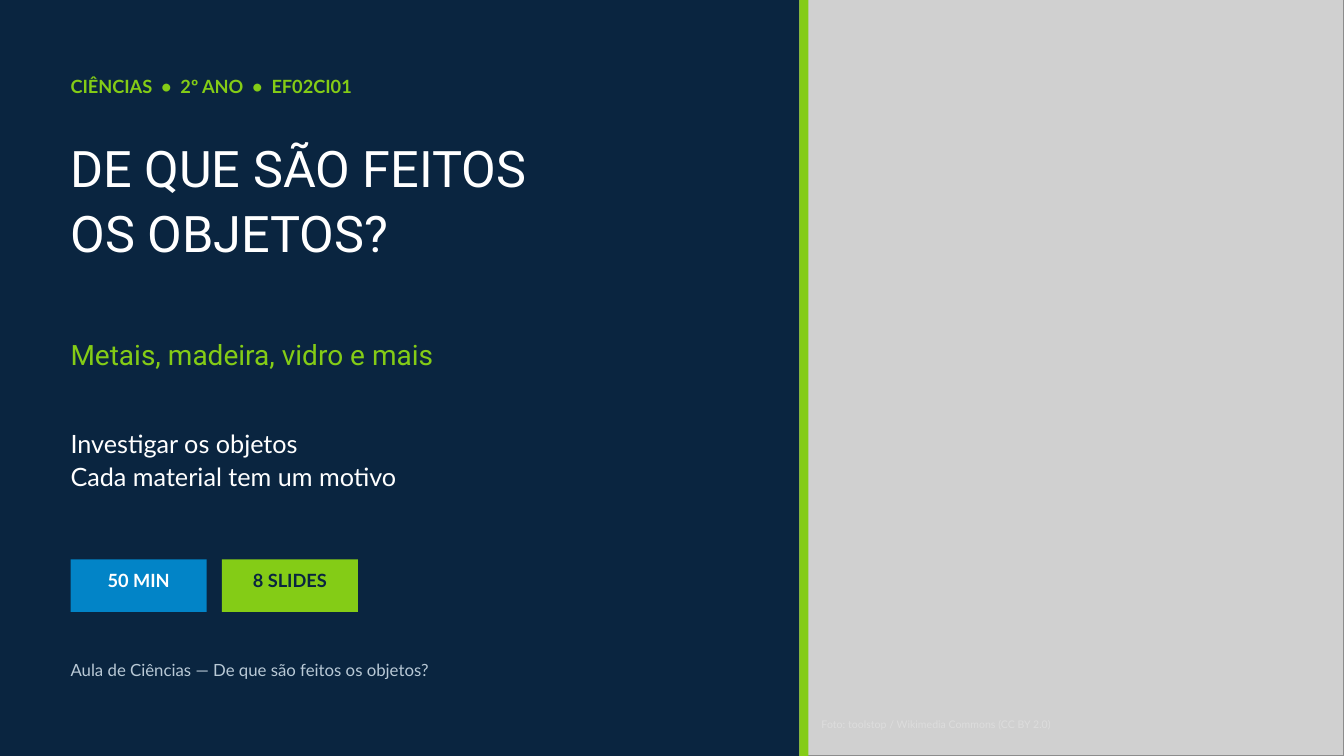
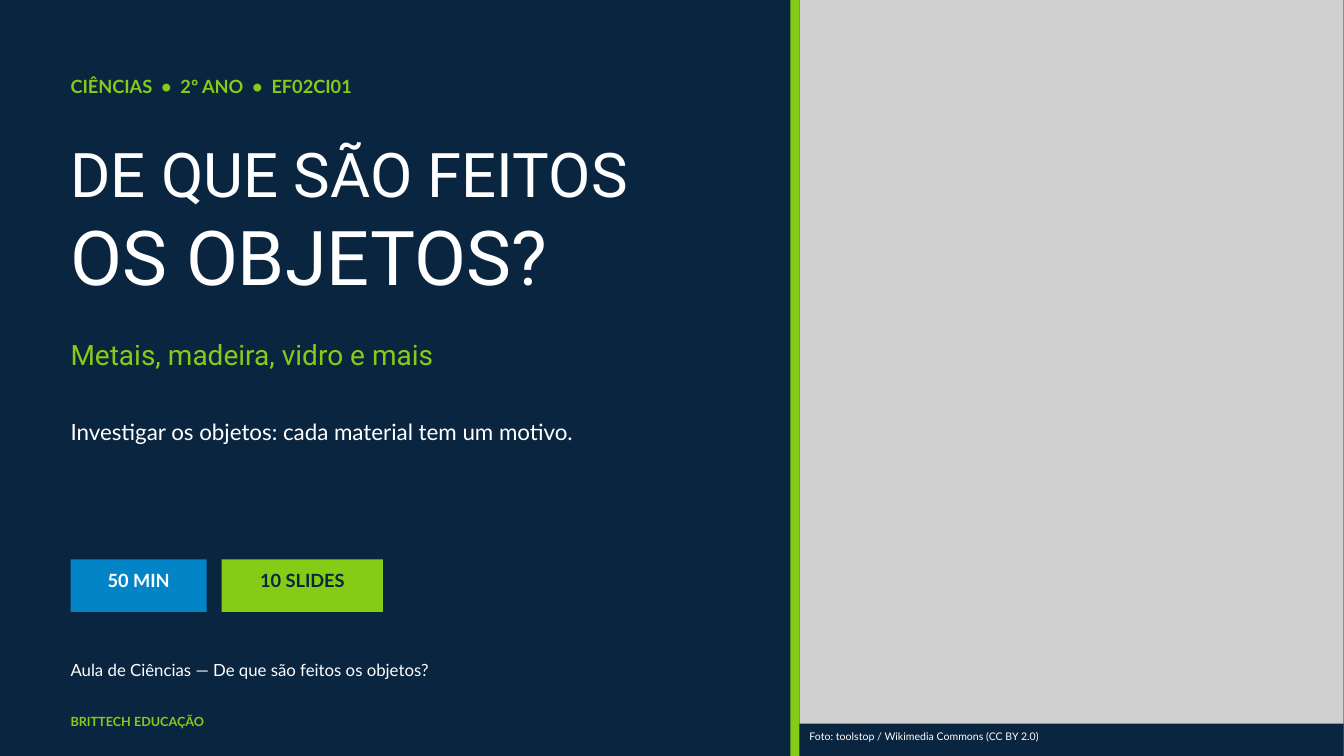
Before and after one commit to thiagollipe-web/brittech-educacao-aulas, a slide deck: slide 1 of fundamental-1/ciencias-2ano-materiais-objetos.pptx. Drawn at 1344x756 pixels with LibreOffice and Linux fonts; fonts in the diff are those of the drawing; grey boxes stand for pictures. Boxes give left, top, right and bottom in pixels: in the first picture for what was removed or moved away, otherwise in the second. Text is boxed around its words. In the diff, an @@ line names an element or a change of style, - is before the commit and + after.

```diff
--- a/fundamental-1/ciencias-2ano-materiais-objetos.pptx
+++ b/fundamental-1/ciencias-2ano-materiais-objetos.pptx
@@ rectangle: place and size @@
-rectangle at [800,0,809,756]
+rectangle at [790,0,800,756]
@@ text "DE QUE SÃO FEITOS" at [71,142,628,286]: size 36 to 44 pt in "DE QUE SÃO FEITOS"; size 36 to 54 pt in "OS OBJETOS?"; line spacing 1.02 to 1; less space between paragraphs @@
@@ text at [71,423,573,444]: text changed; size 18 to 16 pt @@
-Investigar os objetos
-Cada material tem um motivo
+Investigar os objetos: cada material tem um motivo.
@@ rectangle: place and size @@
-rectangle at [222,560,358,612]
+rectangle at [222,560,383,612]
@@ text at [260,573,345,587]: text changed @@
-8 SLIDES
+10 SLIDES
@@ text "Aula de Ciências — De ..." at [71,663,429,679]: text colour #B9C9D6 to #FFFFFF; less space between paragraphs @@
@@ text added at [71,715,204,728], 9 pt, text #84CC16, bold @@
+BRITTECH EDUCAÇÃO
@@ rectangle added at [800,724,1344,756], fill #0A2540 @@
@@ text added at [809,732,1039,742], 7.5 pt, text #FFFFFF @@
+Foto: toolstop / Wikimedia Commons (CC BY 2.0)
```
Also in this commit, not shown: 4 other slides changed, 5 slides added, 3 slides removed, 4 other files.
